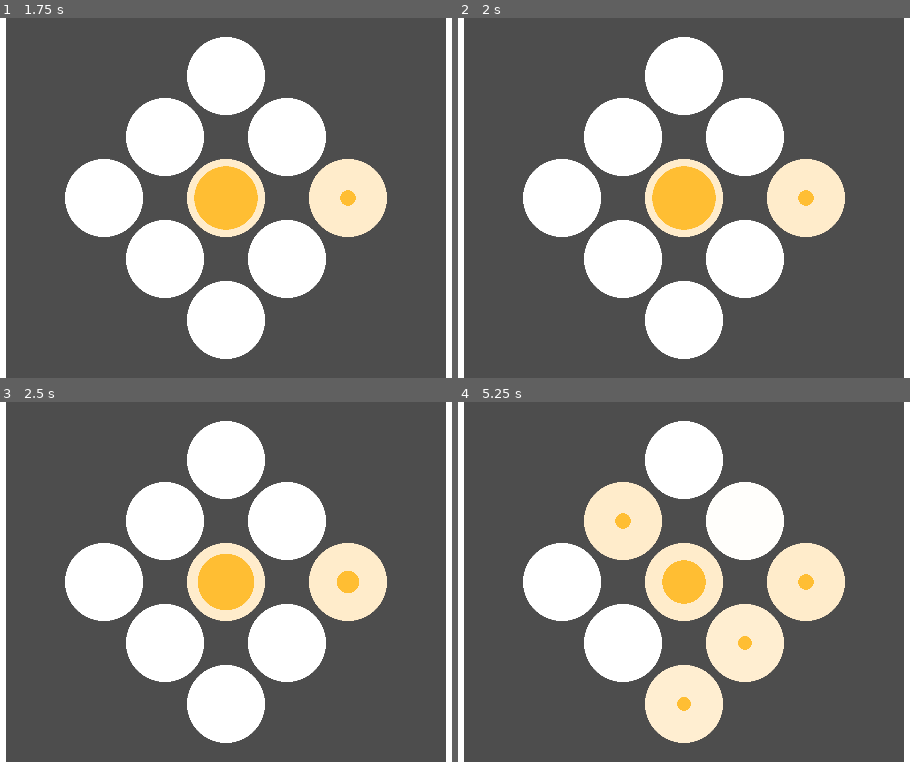
Above: before the commit, frames 1-4 (two rows, left to right).
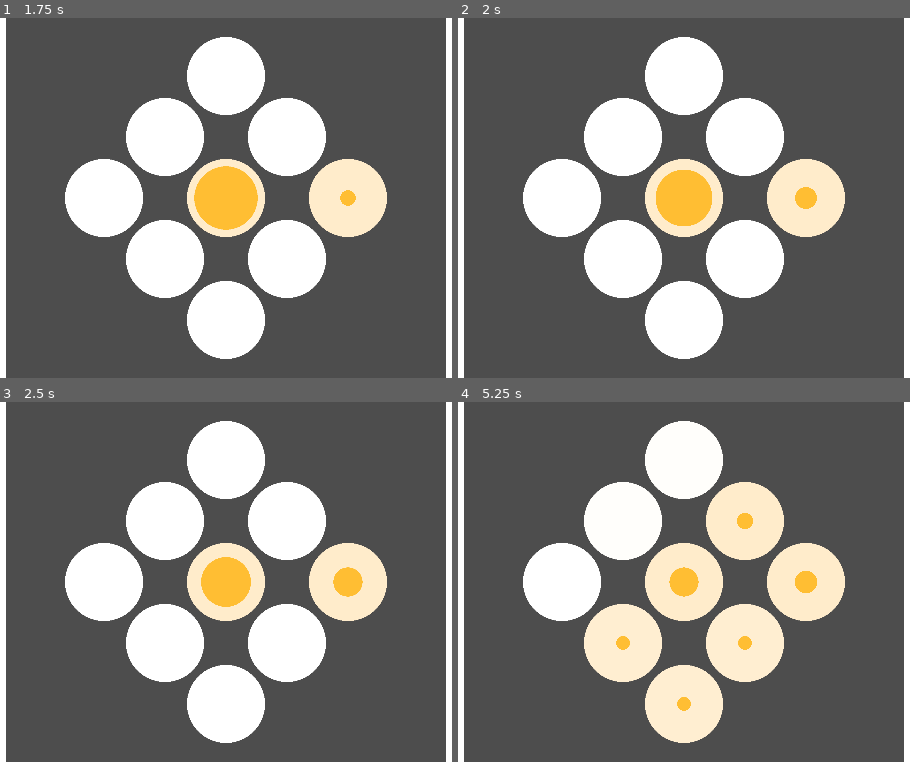
Above: after the commit, the same moments.

Repository: daviddegelder/Holey
Game: Godot game, scene res://ui.tscn
Same seed, same stepped clock (60 frames per second), same inputs: the game is played once before the commit and once after it.
Inputs (mouse positions are in pixels of both pictures, inside the frame that each line leads up to):
- Up to frame 1 (1.75 s): move the mouse to (366, 180) at 0.52 s; hold Keypad 6 (East) 0.53-1.25 s; click (366, 180) at 0.67 s; tap Enter at 1.25 s; drag from (99, 216) to (226, 198) at 1.27 s
- Up to frame 2 (2 s): no input
- Up to frame 3 (2.5 s): tap Space at 2 s; move the mouse to (289, 502) at 2.02 s; hold Keypad 6 (East) from 2.03 s (still down); click (289, 502) at 2.17 s
- Up to frame 4 (5.25 s): release Keypad 6 (East) at 2.75 s; tap Enter at 2.75 s; drag from (652, 654) to (494, 528) at 2.77 s; move the mouse to (873, 636) at 3.52 s; hold Keypad 7 (NorthWest) 3.53-4.25 s; click (873, 636) at 3.67 s; tap Space at 4.25 s; drag from (494, 528) to (684, 582) at 4.27 s; move the mouse to (715, 582) at 5.02 s; hold Keypad 2 (South) from 5.03 s (still down); click (715, 582) at 5.17 s

Frame 1 is identical in both runs. In frame 2, 0.5% of the frame differs, in the area x 42-80%, y 41-59%; in frame 3, 0.5%; in frame 4, 9.5%, in the area x 27-80%, y 22-78%.

Commit message:
mouse drag input

Diff:
--- /dev/null
+++ b/input.gd
@@ -0,0 +1,28 @@
+extends Node
+
+var dragging: bool
+var start_position: Vector2
+var drag_vector :Vector2
+var direction: Hole.Direction
+
+func _input(event):
+	if event is InputEventMouseButton:
+		#Just pressed
+		if !dragging:
+			start_position = event.position
+
+		dragging = event.pressed
+
+		#Released
+		if !dragging:
+			var direction_name = Hole.Direction.keys()[vector_to_direction(drag_vector)]
+			print(direction_name)
+			Input.action_press(direction_name)
+			Input.action_release(direction_name)
+
+	if event is InputEventMouseMotion and dragging:
+		drag_vector = event.position - start_position
+
+func vector_to_direction(vector: Vector2) -> Hole.Direction:
+	vector = vector.normalized().snapped(Vector2.ONE)
+	return Hole.DIRECTION_VECTORS.find_key(vector)
--- a/project.godot
+++ b/project.godot
@@ -18,6 +18,7 @@
 [autoload]
 
 Global="*res://global.gd"
+InputManager="*res://input.gd"
 
 [display]
 
@@ -77,3 +78,4 @@
 
 renderer/rendering_method="gl_compatibility"
 renderer/rendering_method.mobile="gl_compatibility"
+textures/vram_compression/import_etc2_astc=true
--- a/puzzle.tscn
+++ b/puzzle.tscn
@@ -15,9 +15,9 @@
 neighbours = {
 0: null,
 1: null,
-2: null,
-3: NodePath("../Hole4"),
-4: NodePath("../Hole6"),
+2: NodePath("../Hole6"),
+3: NodePath("../Hole8"),
+4: NodePath("../Hole3"),
 5: null,
 6: null,
 7: null,
@@ -30,7 +30,7 @@
 0: null,
 1: null,
 2: null,
-3: NodePath("../Hole3"),
+3: null,
 4: NodePath("../Hole7"),
 5: NodePath("../Hole9"),
 6: NodePath("../Hole8"),
@@ -48,7 +48,7 @@
 4: NodePath("../Hole2"),
 5: NodePath("../Hole8"),
 6: NodePath("../Hole6"),
-7: NodePath("../Hole"),
+7: null,
 8: null
 }
 
@@ -63,7 +63,7 @@
 5: null,
 6: null,
 7: null,
-8: null
+8: NodePath("../Hole3")
 }
 
 [node name="Hole6" parent="." node_paths=PackedStringArray("neighbours") instance=ExtResource("2_hgotr")]
@@ -74,10 +74,10 @@
 2: NodePath("../Hole4"),
 3: NodePath("../Hole2"),
 4: NodePath("../Hole8"),
-5: null,
-6: null,
+5: NodePath("../Hole3"),
+6: NodePath("../Hole"),
 7: null,
-8: NodePath("../Hole")
+8: null
 }
 
 [node name="Hole7" parent="." node_paths=PackedStringArray("neighbours") instance=ExtResource("2_hgotr")]
@@ -85,7 +85,7 @@
 neighbours = {
 0: null,
 1: null,
-2: NodePath("../Hole3"),
+2: null,
 3: null,
 4: null,
 5: null,
@@ -102,8 +102,8 @@
 3: NodePath("../Hole7"),
 4: NodePath("../Hole9"),
 5: NodePath("../Hole5"),
-6: null,
-7: null,
+6: NodePath("../Hole3"),
+7: NodePath("../Hole"),
 8: NodePath("../Hole6")
 }
 fill_level = 9
@@ -118,7 +118,7 @@
 4: null,
 5: null,
 6: NodePath("../Hole5"),
-7: null,
+7: NodePath("../Hole3"),
 8: NodePath("../Hole8")
 }
 
@@ -126,14 +126,14 @@
 position = Vector2(-32, 32)
 neighbours = {
 0: null,
-1: null,
-2: null,
-3: null,
-4: null,
+1: NodePath("../Hole6"),
+2: NodePath("../Hole8"),
+3: NodePath("../Hole9"),
+4: NodePath("../Hole5"),
 5: null,
-6: NodePath("../Hole7"),
-7: NodePath("../Hole2"),
-8: null
+6: null,
+7: null,
+8: NodePath("../Hole")
 }
 
 [node name="CollisionShape2D" type="CollisionShape2D" parent="."]
Not shown, added: input.gd.uid
